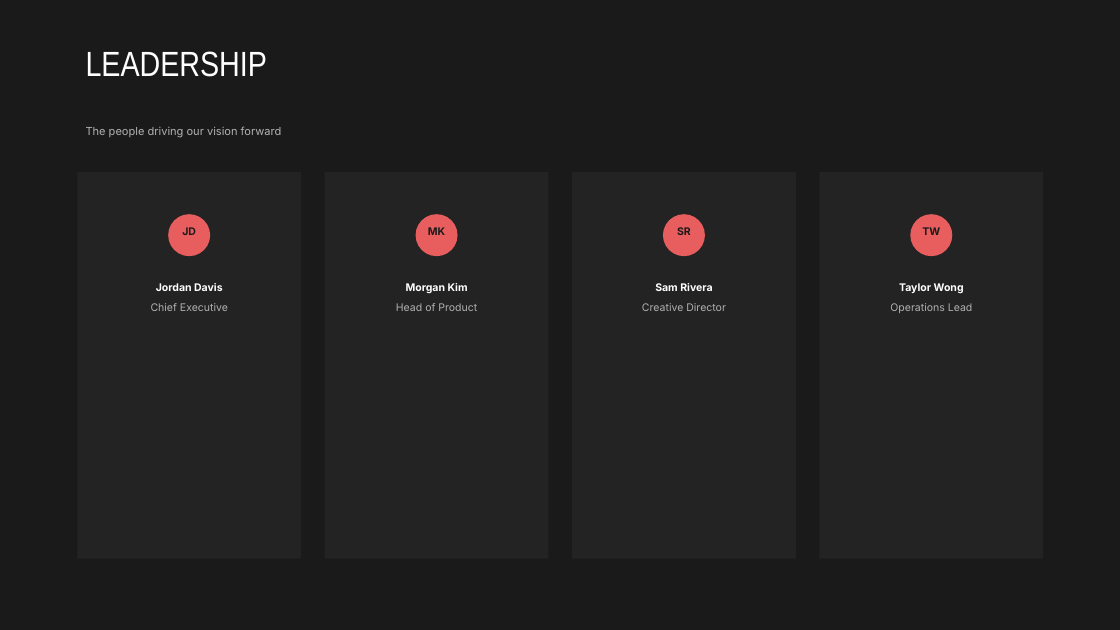
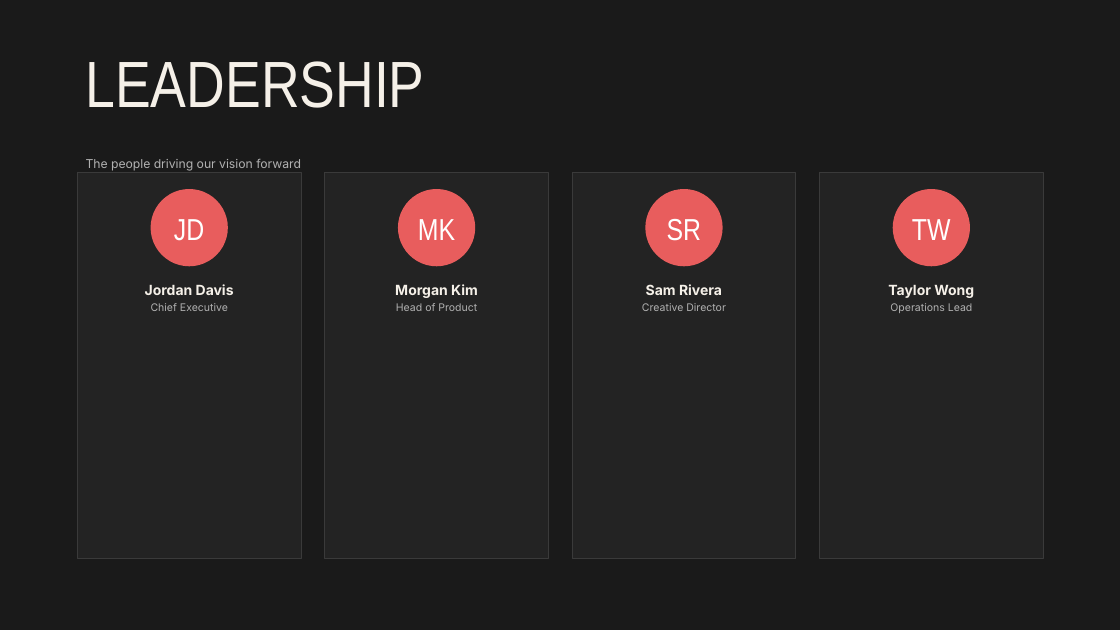
Before and after one commit to hustcer/pptx-nova, a slide deck: slide 9 of assets/examples/coral/deck.pptx. Drawn at 1120x630 pixels with LibreOffice and Linux fonts; fonts in the diff are those of the drawing. Boxes give left, top, right and bottom in pixels: in the first picture for what was removed or moved away, otherwise in the second. Text is boxed around its words. In the diff, an @@ line names an element or a change of style, - is before the commit and + after.

Commit message:
fix(pptx-nova): refine coral deckkit visuals
 - Rework coral SVG hatch textures so split and quote slides fill their panels cleanly without diagonal clipping artifacts.
 - Replace the cover texture with a subtler zigzag treatment closer to the HTML reference.
 - Move impact poster metadata fully into the bottom bar and widen the title box to clear visual gates.
 - Restore objective card badge contrast, sizing, and stat hierarchy, then regenerate coral example assets.
 - Format generated DeckKit example JSON through oxfmt so update, check, and commit hooks stay idempotent.

```diff
--- a/assets/examples/coral/deck.pptx
+++ b/assets/examples/coral/deck.pptx
@@ text "LEADERSHIP" at (86,61,425,108): size 30 to 56 pt, text colour #FFFFFF to #F5F0E8 @@
@@ text "The people driving our vision ...": place and size @@
-text "The people driving our vision ..." at (86,126,282,138)
+text "The people driving our vision ..." at (86,159,301,171)
@@ text "The people driving our vision ..." at (86,159,301,171): size 9.5 to 10.5 pt @@
@@ outline none to #3A3A3A 0.75 pt in 4 elements at (77,172,302,559), (325,172,549,559), (572,172,797,559), (820,172,1044,559) @@
@@ ellipse: place and size @@
-ellipse at (168,214,210,256)
+ellipse at (150,189,228,266)
@@ ellipse: place and size @@
-ellipse at (416,214,458,256)
+ellipse at (398,189,476,266)
@@ ellipse: place and size @@
-ellipse at (663,214,705,256)
+ellipse at (645,189,723,266)
@@ ellipse: place and size @@
-ellipse at (911,214,953,256)
+ellipse at (893,189,970,266)
@@ text "JD": place and size @@
-text "JD" at (182,227,196,235)
+text "JD" at (174,219,204,241)
@@ text "MK": place and size @@
-text "MK" at (428,227,445,235)
+text "MK" at (418,219,455,240)
@@ text "SR": place and size @@
-text "SR" at (677,227,691,235)
+text "SR" at (667,219,701,241)
@@ size 9 to 26 pt, font Inter to Arial Narrow, text colour #1A1A1A to #FFFFFF, bold off in 4 elements at (174,219,204,241), (418,219,455,240), (667,219,701,241), (912,219,951,240) @@
@@ text "TW": place and size @@
-text "TW" at (922,227,940,235)
+text "TW" at (912,219,951,240)
@@ size 9 to 12 pt, text colour #FFFFFF to #F5F0E8 in 4 elements at (145,284,234,295), (395,284,478,298), (646,284,722,295), (888,285,974,298) @@
```
Also in this commit, not shown: 8 other slides changed, 6 other files.
